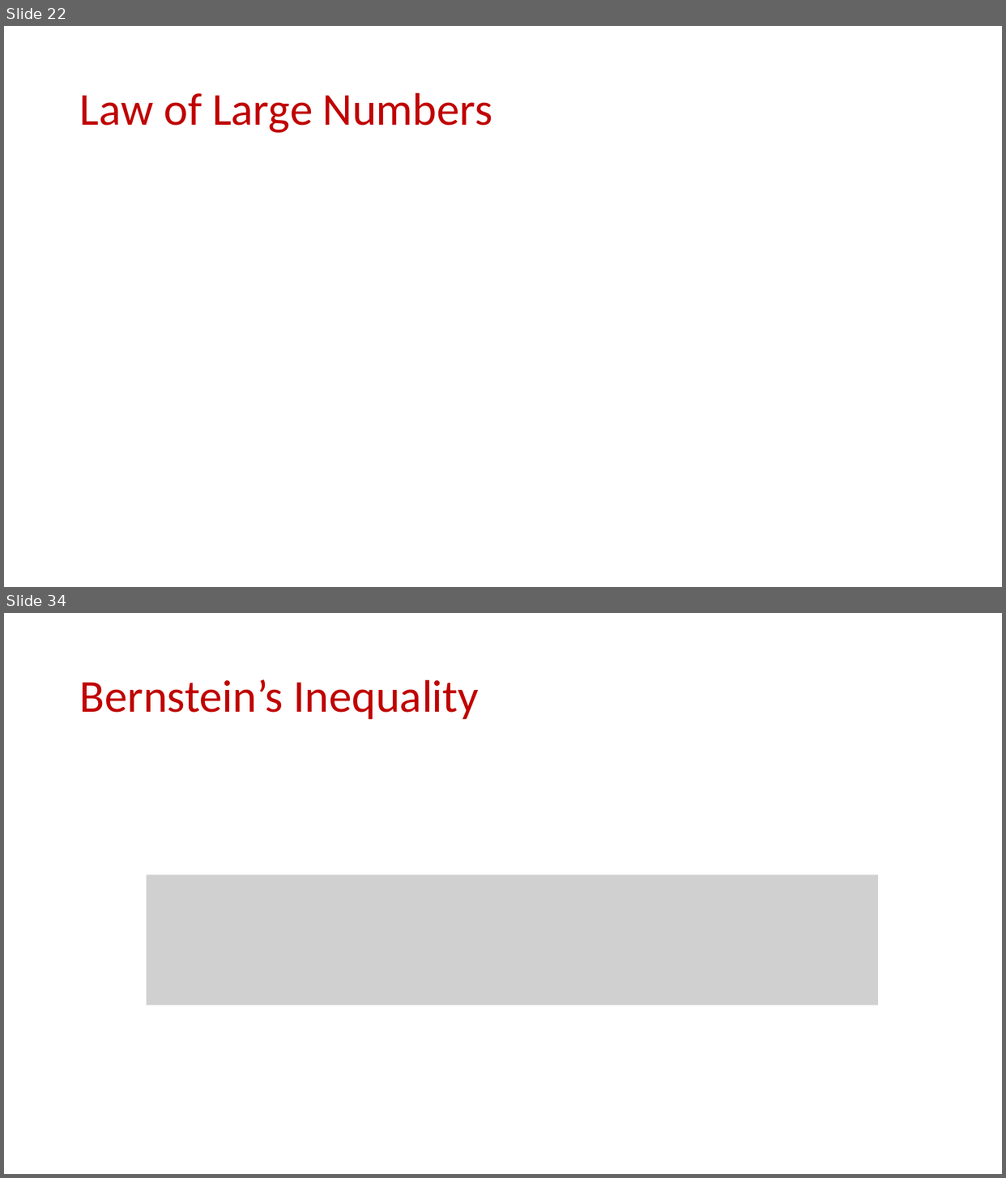
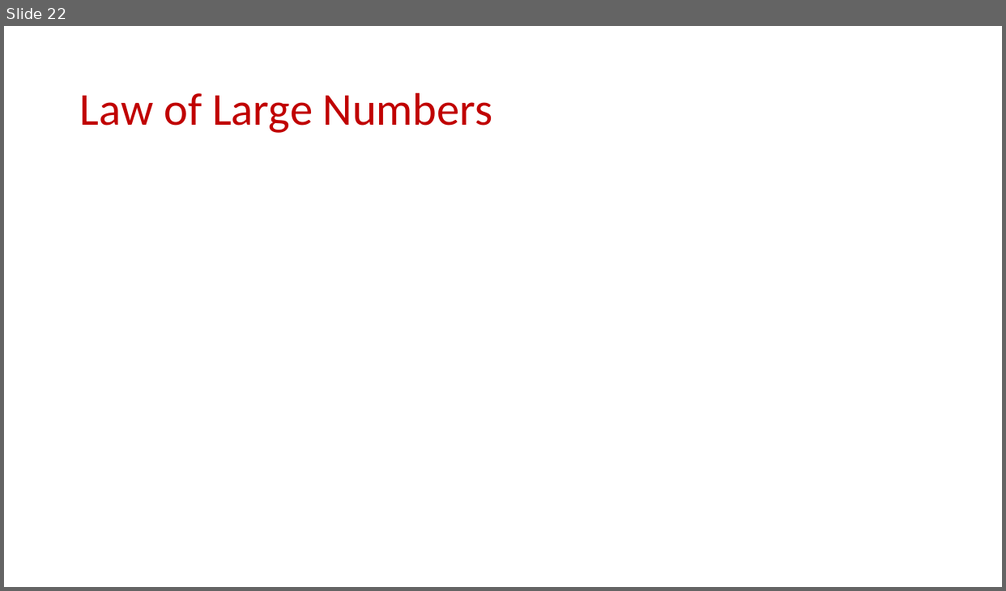
Before and after one commit to samsonzhou/samsonzhou.github.io, a slide deck: CSCE689-23/L4.pptx. Shown one above the other, each under a label of ours: slides 22 and 34 before the commit, slide 22 after it; the slides between them are not shown. The pictures are 1006x1178 and 1006x591 pixels, drawn with LibreOffice and Linux fonts; fonts in the diff are those of the drawing; grey boxes stand for pictures. Boxes give left, top, right and bottom in pixels: in the first picture for what was removed or moved away, otherwise in the second. Text is boxed around its words. In the diff, an @@ line names an element or a change of style, - is before the commit and + after.

```diff
--- a/CSCE689-23/L4.pptx
+++ b/CSCE689-23/L4.pptx
@@ slide 34 removed at [4, 613, 1002, 1174], background #FFFFFF @@
@@ title removed at [80, 679, 479, 719] @@
-Bernstein’s Inequality
@@ picture removed at [147, 875, 878, 1005] @@
```
Also in this commit, not shown: 27 other slides removed, 5 other files.
